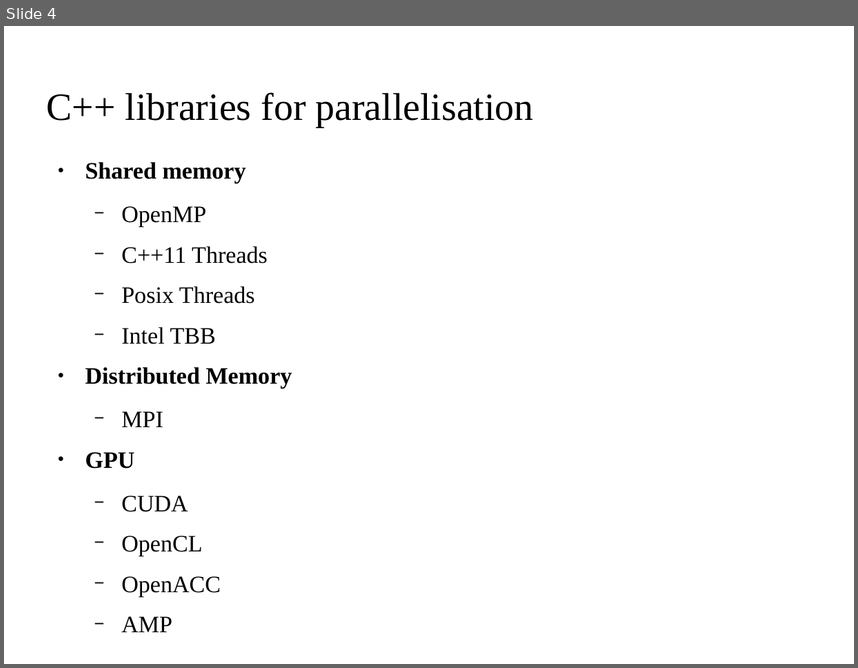
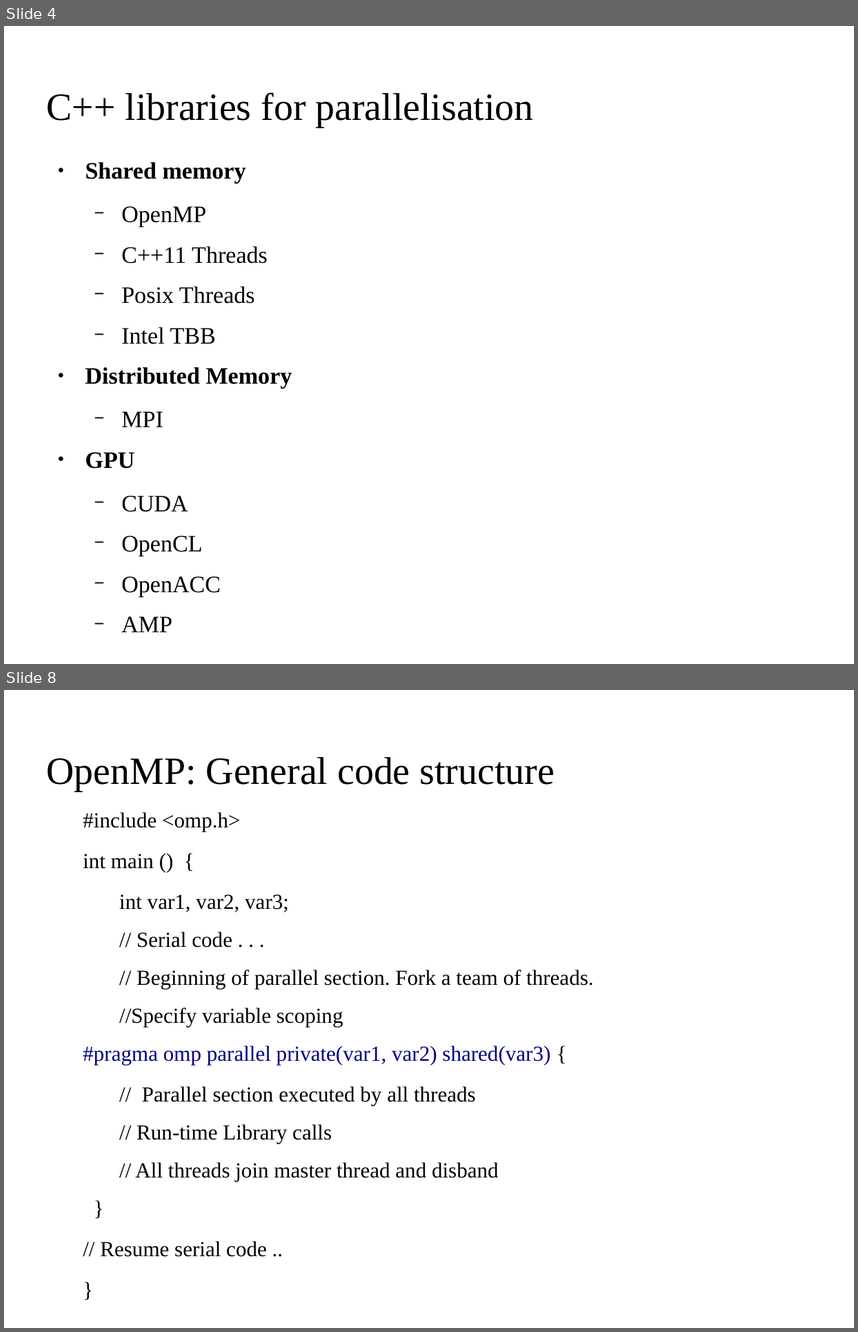
Before and after one commit to kks32/cpp-software-development, a slide deck: Ex12_Parallelisation/Ex12_Parallelisation.odp. Shown one above the other, each under a label of ours: slide 4 before the commit, slides 4 and 8 after it; the slides between them are not shown. The pictures are 858x668 and 858x1332 pixels, drawn with LibreOffice and Linux fonts; fonts in the diff are those of the drawing; background and template pictures are left out. Boxes give left, top, right and bottom in pixels: in the first picture for what was removed or moved away, otherwise in the second. Text is boxed around its words. In the diff, an @@ line names an element or a change of style, - is before the commit and + after.

Commit message:
OpenMP: General structure

```diff
--- a/Ex12_Parallelisation/Ex12_Parallelisation.odp
+++ b/Ex12_Parallelisation/Ex12_Parallelisation.odp
@@ slide 8 added at box(4, 690, 854, 1328), background picture (left out) @@
@@ title added at box(47, 757, 555, 791), 36 pt, text #000000 @@
+OpenMP: General code structure
@@ text added at box(83, 812, 593, 1181), 20 pt, text #000000 @@
+#include <omp.h>
+int main () {
+  int var1, var2, var3;
+  // Serial code . . .
+  // Beginning of parallel section. Fork a team of threads.
+  //Specify variable scoping
+#pragma omp parallel private(var1, var2) shared(var3) {
+  // Parallel section executed by all threads
+  // Run-time Library calls
+  // All threads join master thread and disband
+}
+// Resume serial code ..
+}
```
Also in this commit, not shown: 1 slide changed, 2 other slides added, 1 other file.
